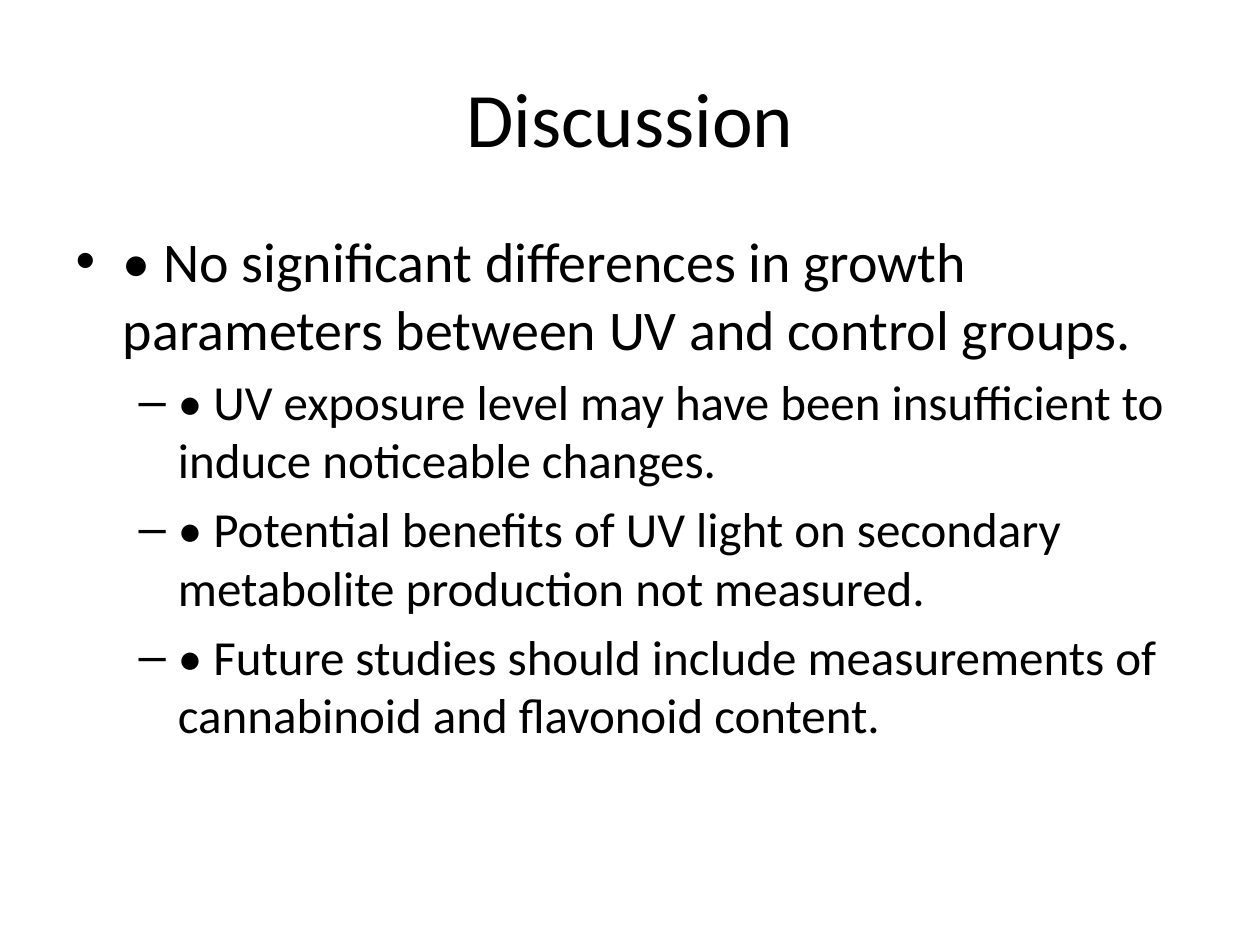
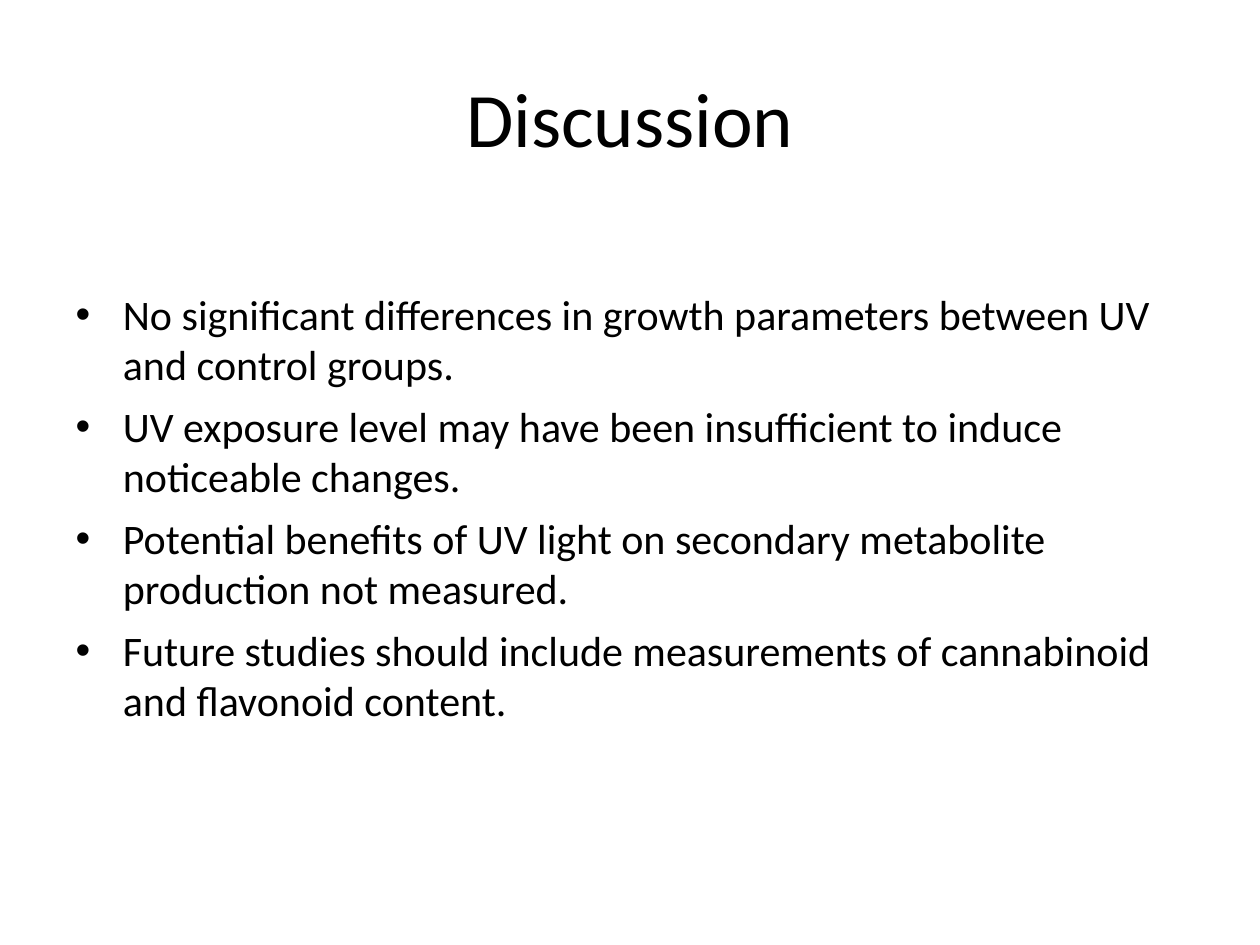
Before and after one commit to IngoGiebel/qbio403_exp_impact_uv-light_on_cannabis_seedling_dev, a slide deck: slide 8 of docs/presentations/Impact_of_UV_Light_on_Cannabis_Seedling_Development.pptx. Drawn at 1260x945 pixels with LibreOffice and Linux fonts; fonts in the diff are those of the drawing. Boxes give left, top, right and bottom in pixels: in the first picture for what was removed or moved away, otherwise in the second. Text is boxed around its words. In the diff, an @@ line names an element or a change of style, - is before the commit and + after.

```diff
--- a/docs/presentations/Impact_of_UV_Light_on_Cannabis_Seedling_Development.pptx
+++ b/docs/presentations/Impact_of_UV_Light_on_Cannabis_Seedling_Development.pptx
@@ text at [123, 300, 1150, 717]: text changed; size 28 to 24 pt @@
-• • No significant differences in growth parameters between UV and control groups.
-  – • UV exposure level may have been insufficient to induce noticeable changes.
-  – • Potential benefits of UV light on secondary metabolite production not measured.
-  – • Future studies should include measurements of cannabinoid and flavonoid content.
+• No significant differences in growth parameters between UV and control groups.
+• UV exposure level may have been insufficient to induce noticeable changes.
+• Potential benefits of UV light on secondary metabolite production not measured.
+• Future studies should include measurements of cannabinoid and flavonoid content.
```
Also in this commit, not shown: 8 other slides changed, 1 slide added, 1 slide removed, 10 other files.
